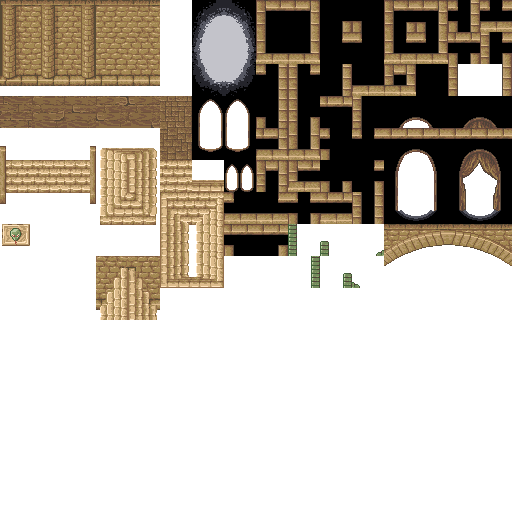
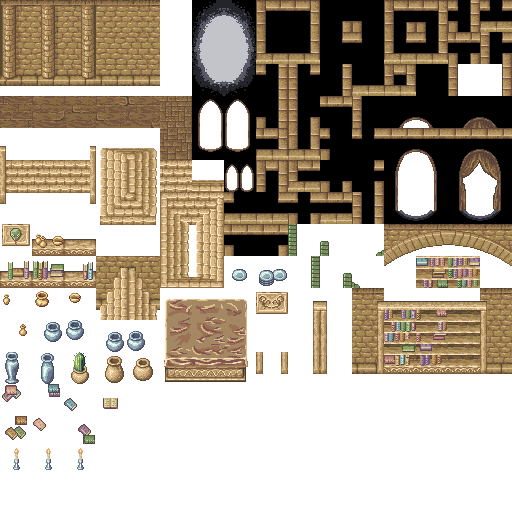
Layered file, before and after one edit (512x512). Changes by layer:
added layer "Drap" above "Accessories" over (164, 299, 248, 367)
added layer "Accessories" above "Green marble" over (3, 234, 287, 470)
painted on "Green marble" over (10, 234, 287, 288)
painted on "Marble" over (256, 292, 288, 314)
removed layer "Default Lower Brick" over (0, 76, 96, 307)
added layer "Books" above "Highlight" over (2, 258, 480, 444)
added layer "Highlight" above "Regular Stone" over (0, 6, 487, 374)
painted on "Regular Stone" over (0, 6, 512, 374)